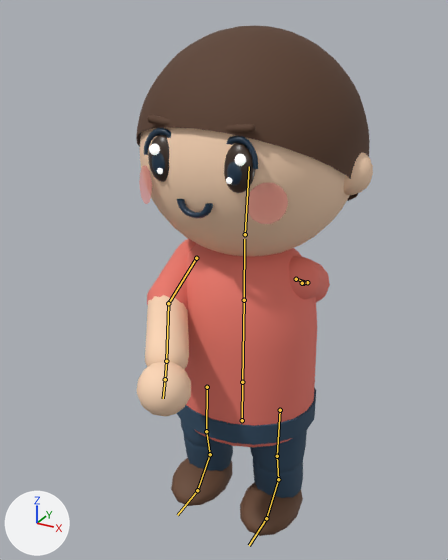
The glTF model models/tide_kid.glb: old version first, new version second.
One viewpoint serves both versions: a 50 mm camera at (0.835, -1.656, 1.712) aimed at (-0.067, -0.015, 0.892). Arrows for +X, +Y and +Z are at lower left; the lights stay in place. The picture after the commit comes second. Both versions are drawn at frame 6 of the action 'clap'; the numbers are the values there. The bones that change, and the others that lie on the model, are drawn over the model as lines.

The first picture shows 'TideKid'.
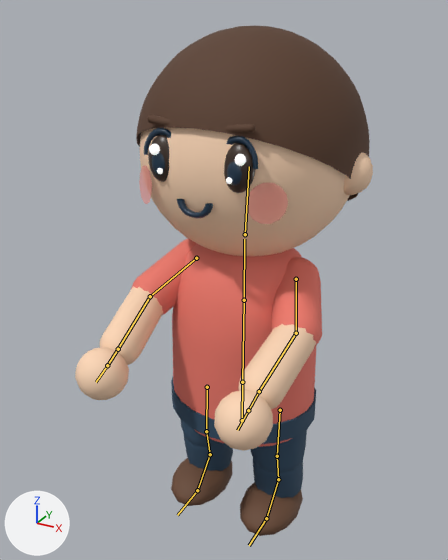
What differs and where, as boxes [x1, y1, x2, y2] in the pictures (448 x 560 px):
'TideKid', posed (26% wider): before [136, 26, 373, 536]; after [75, 26, 373, 536]
bone 'upperarmr', root to tip: before (196, 258) to (168, 303); after (196, 258) to (150, 296)
bone 'upperarml', root to tip: before (296, 279) to (307, 282); after (296, 279) to (296, 333)
bone 'lowerarml', root to tip: before (307, 282) to (303, 283); after (296, 333) to (259, 391)

What the commit changed:
Bone 'upperarmr' (bone_upperarmr) turns from (-26, -1, 96) to (-26, -1, 70) degrees about its own x, y and z.
Bone 'upperarml' (bone_upperarml) turns from (-26, 1, 95) to (-26, 1, -70) degrees about its own x, y and z.
Bone 'lowerarml' (bone_lowerarml) turns from (0, 0, 20) to (0, 0, -20) degrees about its own x, y and z.
